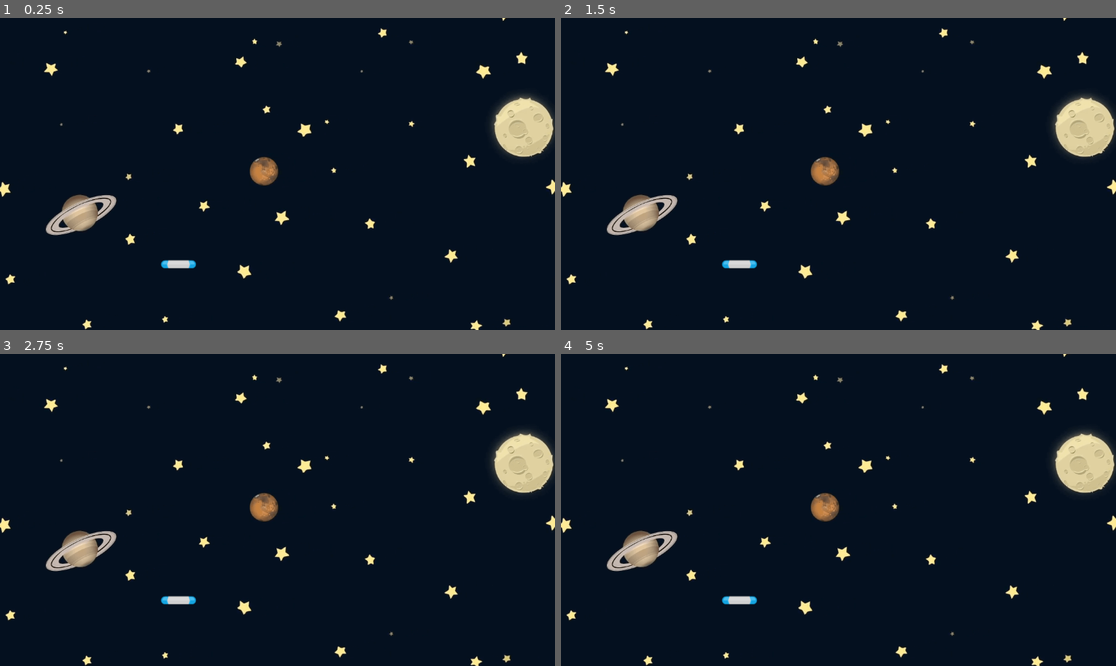
Above: before the commit, frames 1-4 (two rows, left to right).
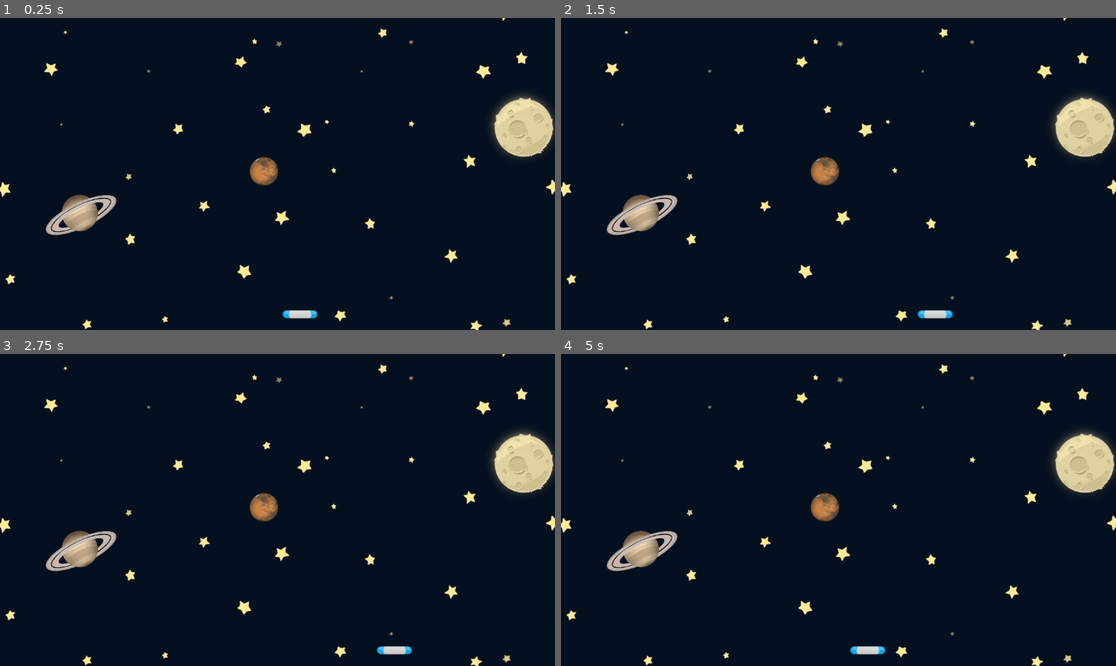
Above: after the commit, the same moments.

Repository: narutocyx/Godot_GemCatcher
Game: Godot game, scene res://scenes/main.tscn
Same seed, same stepped clock (60 frames per second), same inputs: the game is played once before the commit and once after it.
Inputs:
- Up to frame 1 (0.25 s): no input
- Up to frame 2 (1.5 s): tap Enter at 0.5 s; hold Right (move_right, bound only after the commit) 0.53-1.28 s; hold Left (move_left, bound only after the commit) from 1.28 s (still down)
- Up to frame 3 (2.75 s): release Left (move_left, bound only after the commit) at 2.03 s; hold Right (move_right, bound only after the commit) from 2.03 s (still down)
- Up to frame 4 (5 s): release Right (move_right, bound only after the commit) at 3.53 s; hold Left (move_left, bound only after the commit) from 3.53 s (still down)

The runs differ from the first frame. In frame 1, 0.3% of the frame differs, in the area x 28-58%, y 77-97%; in frame 2, 0.4%, in the area x 28-71%, y 77-97%; in frame 3, 0.3%; in frame 4, 0.4%.

Commit message:
hello world

Diff:
--- a/project.godot
+++ b/project.godot
@@ -14,3 +14,16 @@
 run/main_scene="res://scenes/main.tscn"
 config/features=PackedStringArray("4.3", "Forward Plus")
 config/icon="res://icon.svg"
+
+[input]
+
+move_left={
+"deadzone": 0.5,
+"events": [Object(InputEventKey,"resource_local_to_scene":false,"resource_name":"","device":-1,"window_id":0,"alt_pressed":false,"shift_pressed":false,"ctrl_pressed":false,"meta_pressed":false,"pressed":false,"keycode":0,"physical_keycode":4194319,"key_label":0,"unicode":0,"location":0,"echo":false,"script":null)
+]
+}
+move_right={
+"deadzone": 0.5,
+"events": [Object(InputEventKey,"resource_local_to_scene":false,"resource_name":"","device":-1,"window_id":0,"alt_pressed":false,"shift_pressed":false,"ctrl_pressed":false,"meta_pressed":false,"pressed":false,"keycode":0,"physical_keycode":4194321,"key_label":0,"unicode":0,"location":0,"echo":false,"script":null)
+]
+}
--- a/scenes/main.tscn
+++ b/scenes/main.tscn
@@ -14,4 +14,4 @@
 zoom = Vector2(0.7, 0.7)
 
 [node name="Paddle" parent="." instance=ExtResource("2_ebrdn")]
-position = Vector2(529.5, 733)
+position = Vector2(890, 881)
--- a/scenes/paddle.tscn
+++ b/scenes/paddle.tscn
@@ -1,10 +1,16 @@
-[gd_scene load_steps=2 format=3 uid="uid://cifbwcmnfvw4e"]
+[gd_scene load_steps=4 format=3 uid="uid://cifbwcmnfvw4e"]
 
+[ext_resource type="Script" path="res://scripts/paddle.gd" id="1_dyeoy"]
 [ext_resource type="Texture2D" uid="uid://b6o1ucyi1n7r8" path="res://assets/paddleBlu.png" id="1_ybo18"]
 
+[sub_resource type="RectangleShape2D" id="RectangleShape2D_so7ef"]
+size = Vector2(98, 22)
+
 [node name="Paddle" type="Area2D"]
+script = ExtResource("1_dyeoy")
 
 [node name="Sprite2D" type="Sprite2D" parent="."]
 texture = ExtResource("1_ybo18")
 
 [node name="CollisionShape2D" type="CollisionShape2D" parent="."]
+shape = SubResource("RectangleShape2D_so7ef")
--- /dev/null
+++ b/scripts/paddle.gd
@@ -0,0 +1,10 @@
+extends Area2D
+
+@export var speed:float = 400.0
+
+# Called every frame. 'delta' is the elapsed time since the previous frame.
+func _process(delta: float) -> void:
+	if Input.is_action_pressed("move_left"):
+		position.x -= speed * delta
+	if Input.is_action_pressed("move_right"):
+		position.x +=  speed * delta
